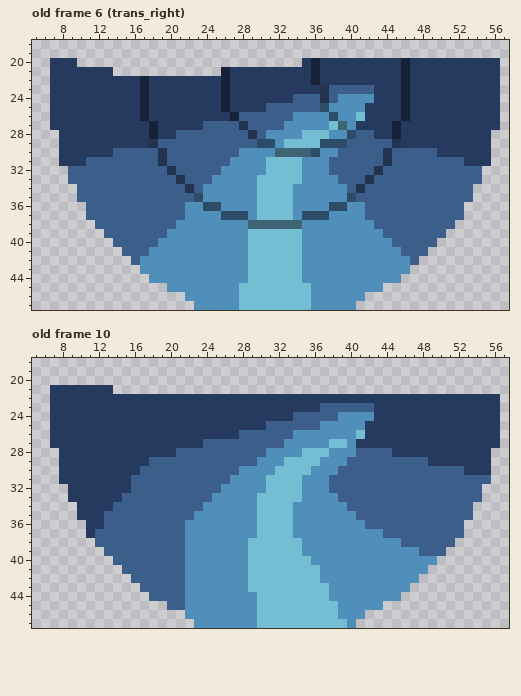
Pixel-art file: Art/SourceFiles/new_slide.ase. The picture above is the old version.
64x48 pixels, 12 frames. Shown: old frame 6 (trans_right): x 5..57, y 18..47; old frame 10: x 5..57, y 18..47. The commit also changed other frames, which this record leaves out.
And afterwards:
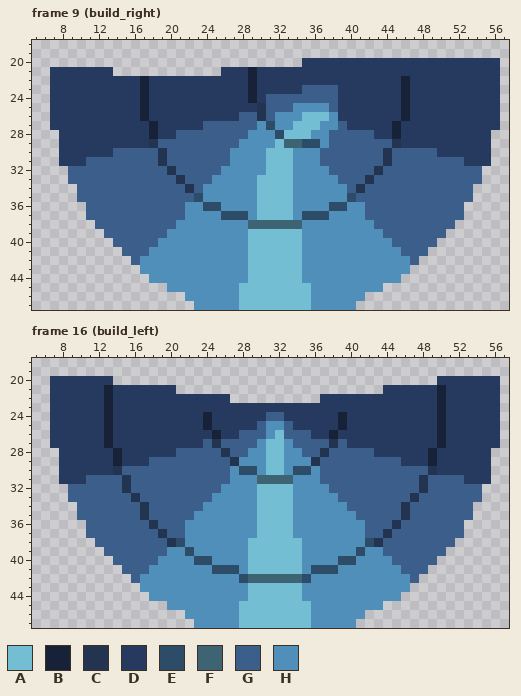
Palette (. is transparent): A #73bed3  B #172239  C #22344f  D #253a5e  E #2c4c67  F #3e6473  G #3c5e8b  H #4f8fba
A new or re-ordered frame is compared with the old frame closest to it.
Difference:
frames 12 -> 22
Frame 9 (build_right) is new; against old frame 6 (trans_right), layers "connections", "tube":
y 20: x 7..9 DDD -> ...; x 36 B -> D; x 46 B -> D
y 21: x 26 B -> D; x 29 D -> B; x 36 B -> D; x 46 B -> D
y 22: x 26 B -> D; x 29 D -> B; x 36 B -> D
y 23: x 26 B -> D; x 29 D -> B; x 35..37 DDC -> GGG; x 39..42 GGGG -> DDDD
y 24: x 26 B -> D; x 29 D -> B; x 31..33 DDD -> GGG; x 37 C -> G; x 39..42 HHHH -> DDDD
y 25: x 26 B -> D; x 30 D -> C; x 34..41 GGGEHHHH -> HHHHGDDD
y 26: x 27 B -> D; x 30 G -> C; x 32..33 GG -> HH; x 35..41 HHHEHHA -> AAAHDDD
y 27: x 28 C -> G; x 30..32 GGG -> HEH; x 34..36 HHH -> AAA; x 38..40 AFH -> HGD
y 28: x 29..30 CG -> HH; x 32..34 HHH -> EAA; x 36..40 AAHHE -> HHGGG
y 29: x 28..39 GGEEHAAAAEEE -> HHHHAFFEEHGG
y 30: x 27 G -> H; x 31..38 HFFFFEHH -> AAAHHHGG
y 31: x 34 A -> H; x 37 H -> G
y 32..33: x 34 A -> H
Frame 16 (build_left) against old frame 10, layers "connections", "tube":
y 20: x 7..13 ....... -> DDDDDDD; x 50..56 ....... -> DDDDDDD
y 21: x 13..20 D....... -> BDDDDDDD; x 44..56 ............. -> DDDDDDBDDDDDD
y 22: x 13 D -> B; x 27..36 DDDDDDDDDD -> ..........; x 50 D -> B
y 23: x 13 D -> B; x 37..42 GGGGGG -> DDDDDD; x 50 D -> B
y 24: x 13 D -> B; x 24 D -> B; x 31..32 DD -> GG; x 34..42 GGGGGHHHH -> DDDDDBDDD; x 50 D -> B
y 25: x 13 D -> B; x 24 D -> B; x 30..32 DGG -> GHH; x 34..41 GGGHHHHH -> DDDDDBDD; x 50 D -> B
y 26: x 13 D -> B; x 25 D -> B; x 31..32 GG -> HA; x 34..41 HHHHHHHA -> GGDDBDDD; x 50 D -> B
y 27: x 13 D -> B; x 25 G -> C; x 30..32 GGG -> HAA; x 34..40 HHHHAAH -> GGGGCGD; x 50 D -> B
y 28: x 14 D -> B; x 26 G -> C; x 29..32 GGHH -> HHAA; x 35..40 AAAHHH -> GGCGGG; x 43..44 GG -> DD; x 49 D -> B
y 29: x 14 D -> B; x 27..29 GGG -> CHH; x 31..39 HHAAAAHHH -> AAHHHCGGG; x 46..49 GGGD -> DDDB
y 30: x 14..16 DDD -> CGG; x 27..29 GHH -> HEE; x 31 H -> A; x 33..35 AAA -> HEE; x 37..38 HH -> GG; x 49..52 GGGG -> CDDD
y 31: x 11..15 DDDDD -> GGGGC; x 30..34 HAAAA -> FFFFH; x 37 H -> G; x 48 G -> C; x 53..55 GGG -> DDD
y 32: x 9..15 DDDDDDD -> GGGGGGC; x 30 H -> A; x 34 A -> H; x 48 G -> C
y 33: x 9..14 DDDDDD -> GGGGGG; x 16 G -> C; x 34 A -> H; x 47 G -> C
y 34: x 10..13 DDDD -> GGGG; x 17 G -> C; x 46 G -> C
y 35: x 10..12 DDD -> GGG; x 17 G -> C; x 46 G -> C
y 36: x 11..12 DD -> GG; x 18 G -> C; x 45 G -> C
y 37: x 11 D -> G; x 19 G -> C; x 42..44 HHG -> GGC
y 38: x 20..21 GG -> CE; x 42..45 HHHH -> ECGG
y 39: x 20..22 GGH -> HHE; x 41 H -> E; x 44..47 HHHH -> GGGG
y 40: x 19..21 GGG -> HHH; x 23..24 HH -> EE; x 35 A -> H; x 39..40 HH -> EE; x 45..49 HHHHH -> GGGGG
y 41: x 18..21 GGGG -> HHHH; x 25..27 HHH -> EEE; x 35..38 AAHH -> HEEE; x 46..48 HHH -> GGG
y 42: x 17..21 GGGGG -> HHHHH; x 28..36 HAAAAAAAA -> EFFFFFFEH; x 47 H -> G
y 43: x 17..21 GGGGG -> HHHHH; x 35..37 AAA -> HHH
y 44: x 18..21 GGGG -> HHHH; x 29 H -> A; x 35..37 AAA -> HHH
y 45: x 20..21 GG -> HH; x 28..29 HH -> AA; x 36..38 AAA -> HHH
y 46: x 28..29 HH -> AA; x 36..38 AAA -> HHH
y 47: x 28..29 HH -> AA; x 36..39 AAAA -> HHHH
Where, in picture pixels (left, top, right, bottom), the same in both pictures:
erased: (50, 58, 77, 67)
changed: (221, 58, 410, 184)
changed: (50, 376, 500, 628)
